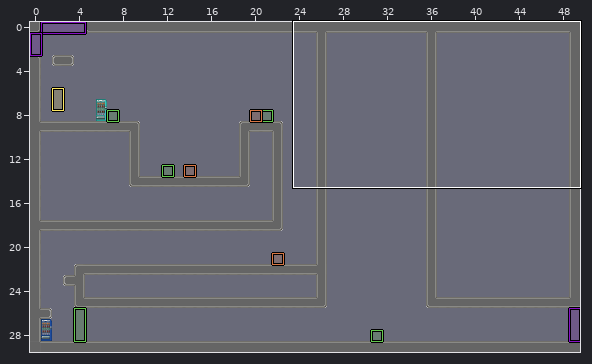
Level history. LDtk project: Assets/Resources/TileMap/Level1-1/1-3.ldtk. The first picture is a wide view before the edit; the outline marks the close-up.
Close-up. Old version:
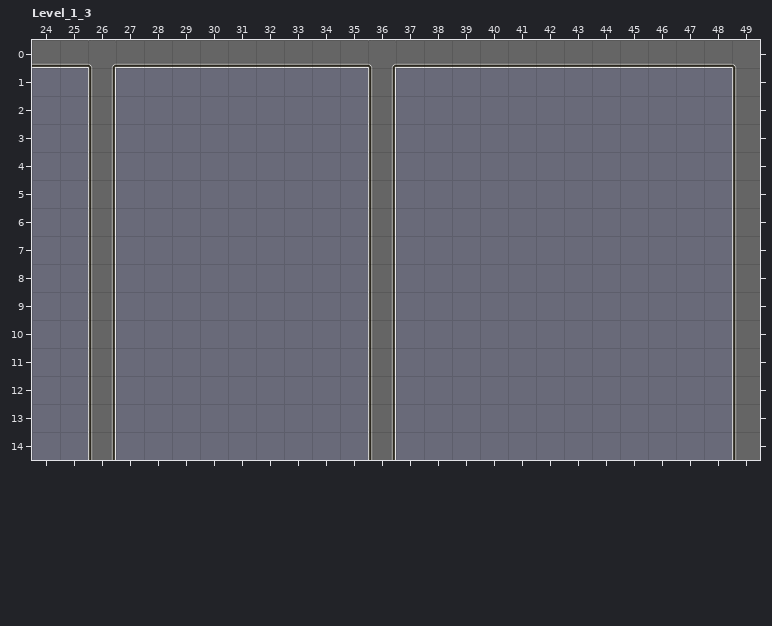
Cells are 32x32 px. Shown: Level_1_3 x 24..49, y 0..14. The commit also changed other parts of the map, which this record leaves out.
After the commit:
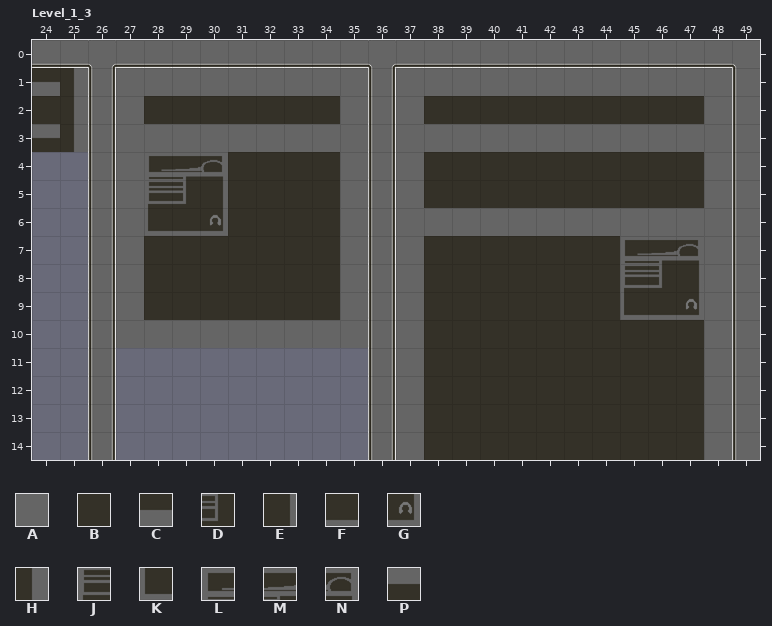
Key: from "_01_tileset_02": A 17, B 60, C 76, D 102, E 103, F 118, G 119, H 17 under 61, J 60 under 101, K 60 under 117, L 60 under 85, M 60 under 86, N 60 under 87, P 76 under 44.
_ is an empty cell.
What changed:
{"where": "layer \"Zhuangshi_L1\""}
{"y":1,"x":24,"old":"__","new":"CH"}
{"y":1,"x":27,"old":"_________","new":"AAAAAAAAA"}
{"y":1,"x":37,"old":"____________","new":"AAAAAAAAAAAA"}
{"y":2,"x":24,"old":"__","new":"BH"}
{"y":2,"x":27,"old":"_________","new":"ABBBBBBBA"}
{"y":2,"x":37,"old":"____________","new":"ABBBBBBBBBBA"}
{"y":3,"x":24,"old":"__","new":"PH"}
{"y":3,"x":27,"old":"_________","new":"AAAAAAAAA"}
{"y":3,"x":37,"old":"____________","new":"AAAAAAAAAAAA"}
{"y":4,"x":27,"old":"_________","new":"ALMNBBBBA"}
{"y":4,"x":37,"old":"____________","new":"ABBBBBBBBBBA"}
{"y":5,"x":27,"old":"_________","new":"AJDEBBBBA"}
{"y":5,"x":37,"old":"____________","new":"ABBBBBBBBBBA"}
{"y":6,"x":27,"old":"_________","new":"AKFGBBBBA"}
{"y":6,"x":37,"old":"____________","new":"AAAAAAAAAAAA"}
{"y":7,"x":27,"old":"_________","new":"ABBBBBBBA"}
{"y":7,"x":37,"old":"____________","new":"ABBBBBBBLMNA"}
{"y":8,"x":27,"old":"_________","new":"ABBBBBBBA"}
{"y":8,"x":37,"old":"____________","new":"ABBBBBBBJDEA"}
{"y":9,"x":27,"old":"_________","new":"ABBBBBBBA"}
{"y":9,"x":37,"old":"____________","new":"ABBBBBBBKFGA"}
{"y":10,"x":27,"old":"_________","new":"AAAAAAAAA"}
{"y":10,"x":37,"old":"____________","new":"ABBBBBBBBBBA"}
{"y":11,"x":37,"old":"____________","new":"ABBBBBBBBBBA"}
{"y":12,"x":37,"old":"____________","new":"ABBBBBBBBBBA"}
{"y":13,"x":37,"old":"____________","new":"ABBBBBBBBBBA"}
{"y":14,"x":37,"old":"____________","new":"ABBBBBBBBBBA"}
{"label":"added","picture_box":[32,68,88,152]}
{"label":"added","picture_box":[116,68,368,348]}
{"label":"added","picture_box":[396,68,732,460]}
